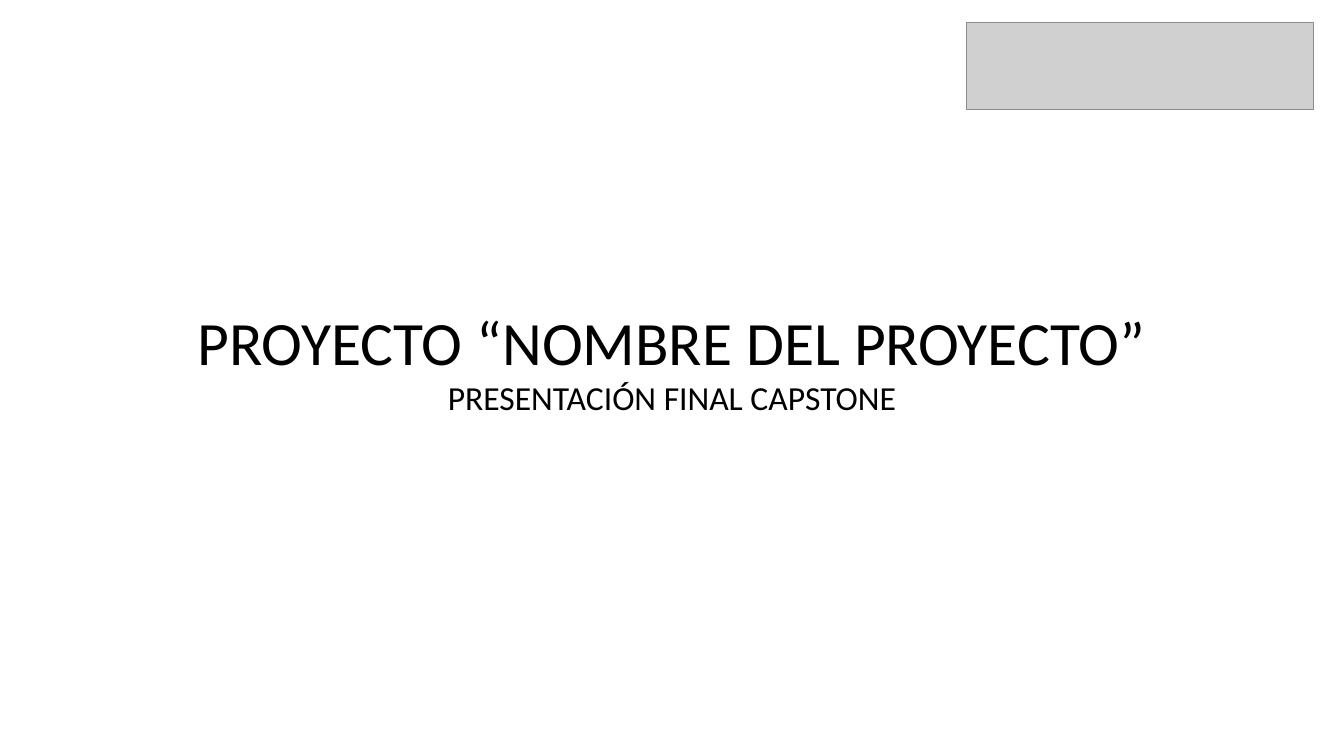
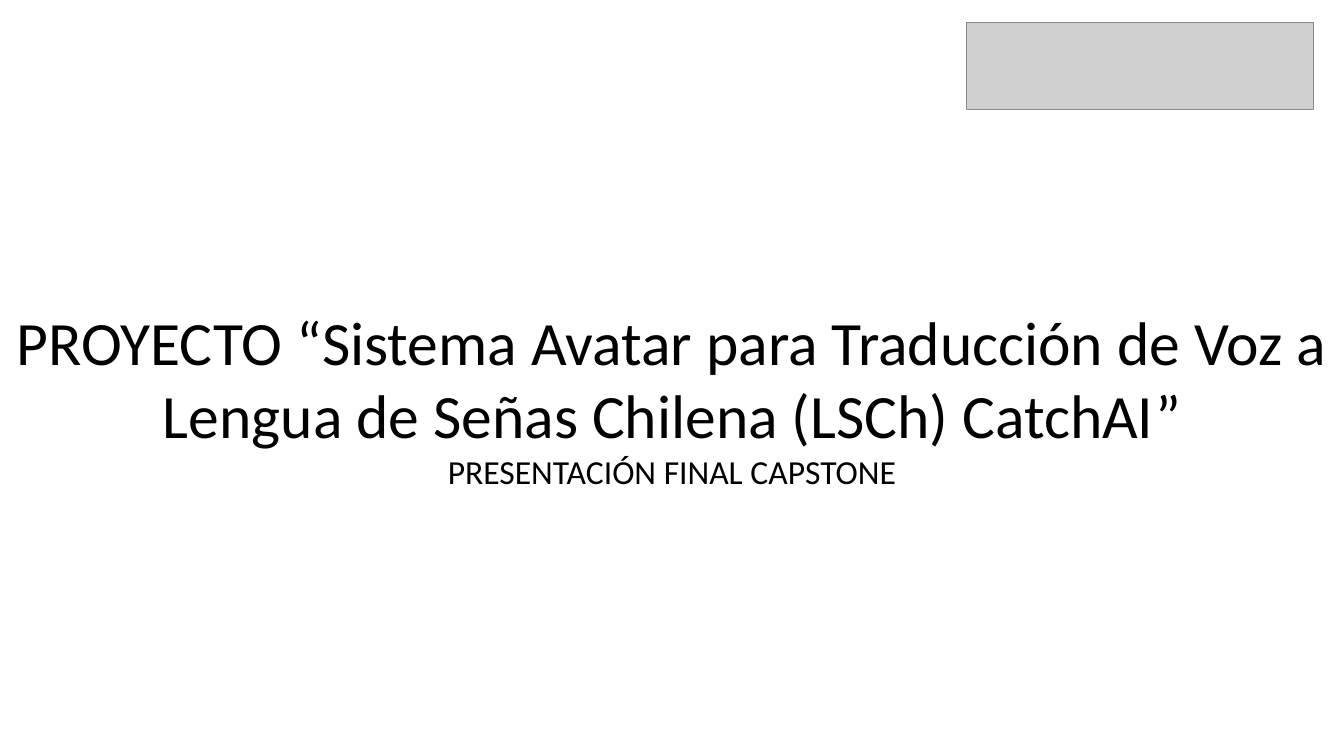
Before and after one commit to eypino/CatchAI, a slide deck: slide 1 of Fase 2/Evidencias Grupales/Formato Presentación final.pptx. Drawn at 1344x756 pixels with LibreOffice and Linux fonts; fonts in the diff are those of the drawing; grey boxes stand for pictures. Boxes give left, top, right and bottom in pixels: in the first picture for what was removed or moved away, otherwise in the second. Text is boxed around its words. In the diff, an @@ line names an element or a change of style, - is before the commit and + after.

```diff
--- a/Fase 2/Evidencias Grupales/Formato Presentación final.pptx
+++ b/Fase 2/Evidencias Grupales/Formato Presentación final.pptx
@@ text at [17, 320, 1326, 449]: text changed @@
-PROYECTO “NOMBRE DEL PROYECTO”
+PROYECTO “Sistema Avatar para Traducción de Voz a Lengua de Señas Chilena (LSCh) CatchAI”
```
Also in this commit, not shown: 10 other slides changed, 3 slides added, 2 slides removed, 1 other file.
